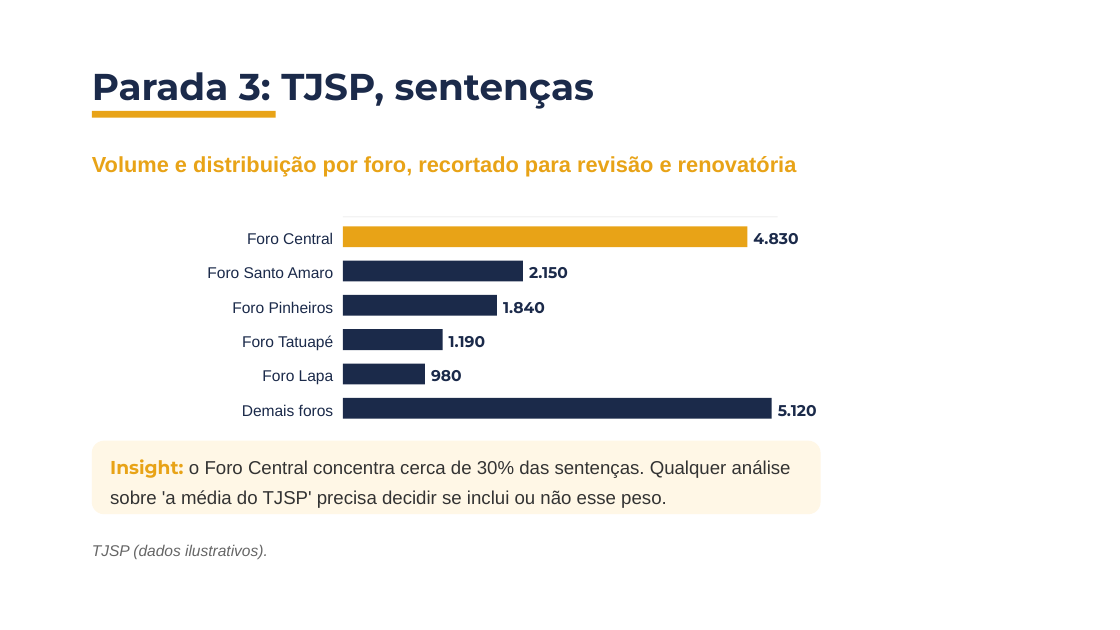
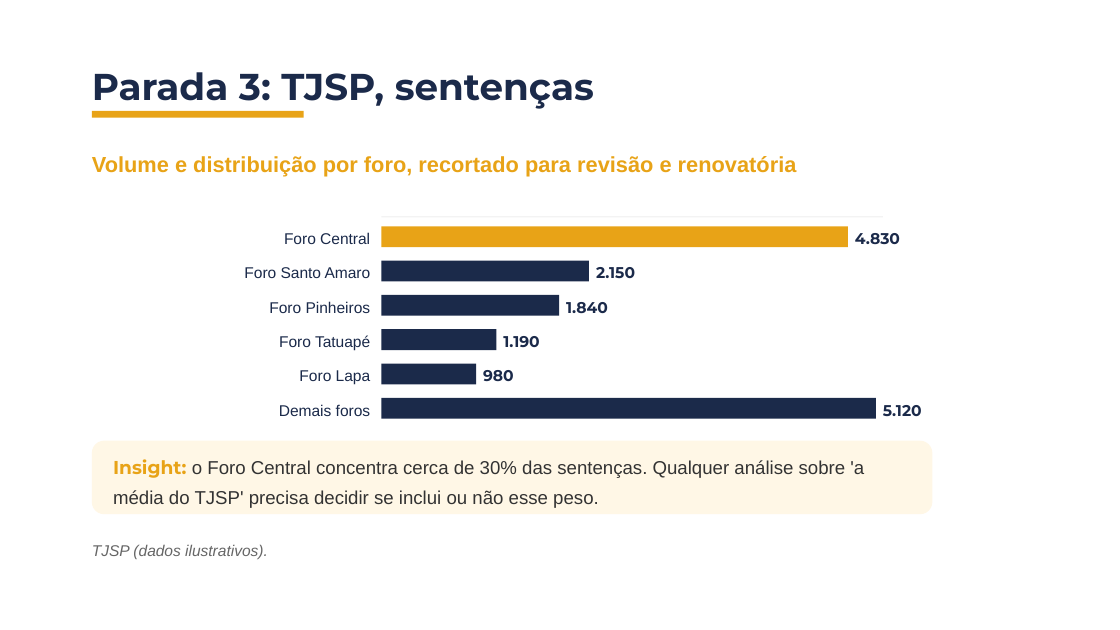
Before and after one commit to BrunoDaleffi/ibmec, a slide deck: slide 15 of jurimetria/aulas/aula_01/slides/aula1_bloco2_jurimetria.pptx. Drawn at 1120x630 pixels with LibreOffice and Linux fonts; fonts in the diff are those of the drawing; background and template pictures are left out. Boxes give left, top, right and bottom in pixels: in the first picture for what was removed or moved away, otherwise in the second. Text is boxed around its words. In the diff, an @@ line names an element or a change of style, - is before the commit and + after.

```diff
--- a/jurimetria/aulas/aula_01/slides/aula1_bloco2_jurimetria.pptx
+++ b/jurimetria/aulas/aula_01/slides/aula1_bloco2_jurimetria.pptx
@@ rectangle: place and size @@
-rectangle at box(92, 111, 276, 118)
+rectangle at box(92, 111, 304, 118)
@@ text "Foro Central": place and size @@
-text "Foro Central" at box(247, 232, 333, 244)
+text "Foro Central" at box(284, 232, 370, 244)
@@ rectangle: place and size @@
-rectangle at box(343, 226, 747, 248)
+rectangle at box(382, 226, 848, 248)
@@ text "4.830": place and size @@
-text "4.830" at box(753, 233, 798, 244)
+text "4.830" at box(855, 233, 900, 244)
@@ text "Foro Santo Amaro": place and size @@
-text "Foro Santo Amaro" at box(207, 267, 334, 278)
+text "Foro Santo Amaro" at box(244, 267, 371, 278)
@@ rectangle: place and size @@
-rectangle at box(343, 261, 523, 282)
+rectangle at box(382, 261, 589, 282)
@@ text "2.150": place and size @@
-text "2.150" at box(529, 267, 568, 278)
+text "2.150" at box(596, 267, 635, 278)
@@ text "Foro Pinheiros": place and size @@
-text "Foro Pinheiros" at box(232, 301, 334, 313)
+text "Foro Pinheiros" at box(269, 301, 371, 313)
@@ rectangle: place and size @@
-rectangle at box(343, 295, 497, 316)
+rectangle at box(382, 295, 560, 316)
@@ text "1.840": place and size @@
-text "1.840" at box(503, 302, 545, 313)
+text "1.840" at box(566, 302, 608, 313)
@@ text "Foro Tatuapé": place and size @@
-text "Foro Tatuapé" at box(242, 335, 333, 350)
+text "Foro Tatuapé" at box(279, 335, 370, 350)
@@ rectangle: place and size @@
-rectangle at box(343, 329, 442, 351)
+rectangle at box(382, 329, 497, 351)
@@ text "1.190": place and size @@
-text "1.190" at box(449, 336, 485, 347)
+text "1.190" at box(503, 336, 539, 347)
@@ text "Foro Lapa": place and size @@
-text "Foro Lapa" at box(262, 370, 334, 385)
+text "Foro Lapa" at box(299, 370, 371, 385)
@@ rectangle: place and size @@
-rectangle at box(343, 364, 424, 385)
+rectangle at box(382, 364, 476, 385)
@@ text "980": place and size @@
-text "980" at box(431, 370, 462, 381)
+text "980" at box(483, 370, 514, 381)
@@ text "Demais foros": place and size @@
-text "Demais foros" at box(242, 404, 334, 416)
+text "Demais foros" at box(279, 404, 371, 416)
@@ rectangle: place and size @@
-rectangle at box(343, 398, 772, 419)
+rectangle at box(382, 398, 876, 419)
@@ text "5.120": place and size @@
-text "5.120" at box(778, 405, 817, 416)
+text "5.120" at box(883, 405, 922, 416)
@@ rounded rectangle: place and size @@
-rounded rectangle at box(92, 440, 821, 514)
+rounded rectangle at box(92, 440, 932, 514)
@@ text "Insight: o Foro Central concentra ..." rewrapped from box(110, 459, 791, 508) to box(113, 459, 864, 508) @@
```
Also in this commit, not shown: 33 other slides changed, 11 other files.
